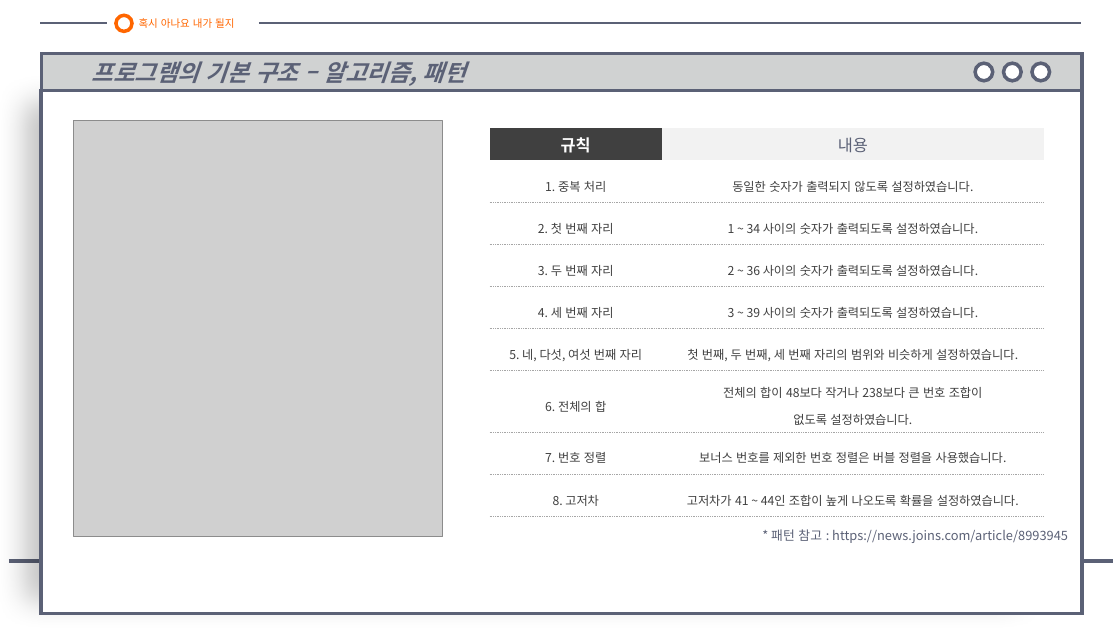
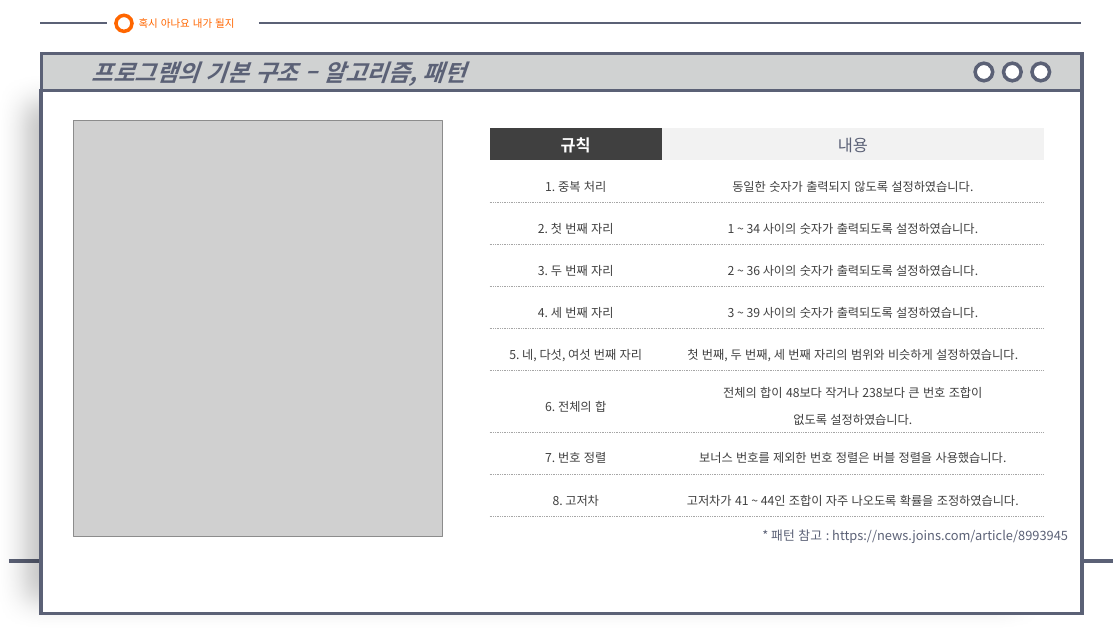
Before and after one commit to galaxy-light/201126-210604, a slide deck: slide 5 of 포트폴리오/로또 번호 추첨기/로또 번호 추첨기 - 양화영.pptx. Drawn at 1120x630 pixels with LibreOffice and Linux fonts; fonts in the diff are those of the drawing; grey boxes stand for pictures. Boxes give left, top, right and bottom in pixels: in the first picture for what was removed or moved away, otherwise in the second. Text is boxed around its words. In the diff, an @@ line names an element or a change of style, - is before the commit and + after.

```diff
--- a/포트폴리오/로또 번호 추첨기/로또 번호 추첨기 - 양화영.pptx
+++ b/포트폴리오/로또 번호 추첨기/로또 번호 추첨기 - 양화영.pptx
@@ table at bbox=[490, 128, 1044, 510] @@
-row 9, column 2: 고저차가 41 ~ 44인 조합이 높게 나오도록 확률을 설정하였습니다.
+row 9, column 2: 고저차가 41 ~ 44인 조합이 자주 나오도록 확률을 조정하였습니다.
```
Also in this commit, not shown: 1 other slide changed.
